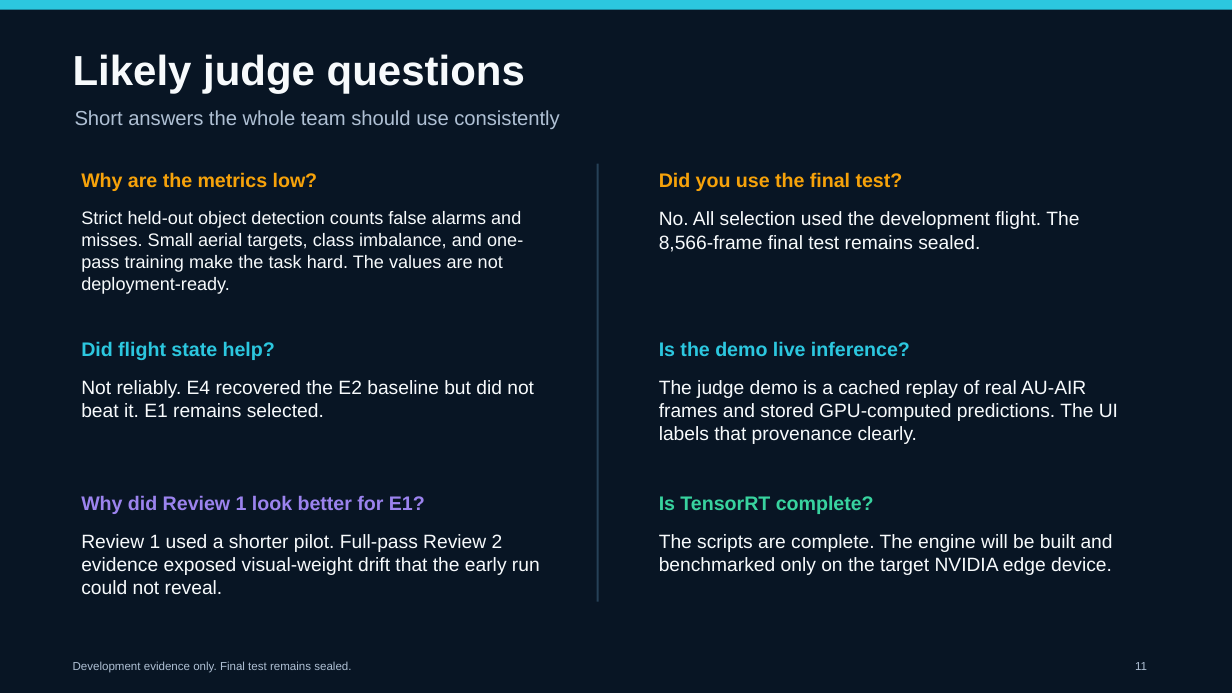
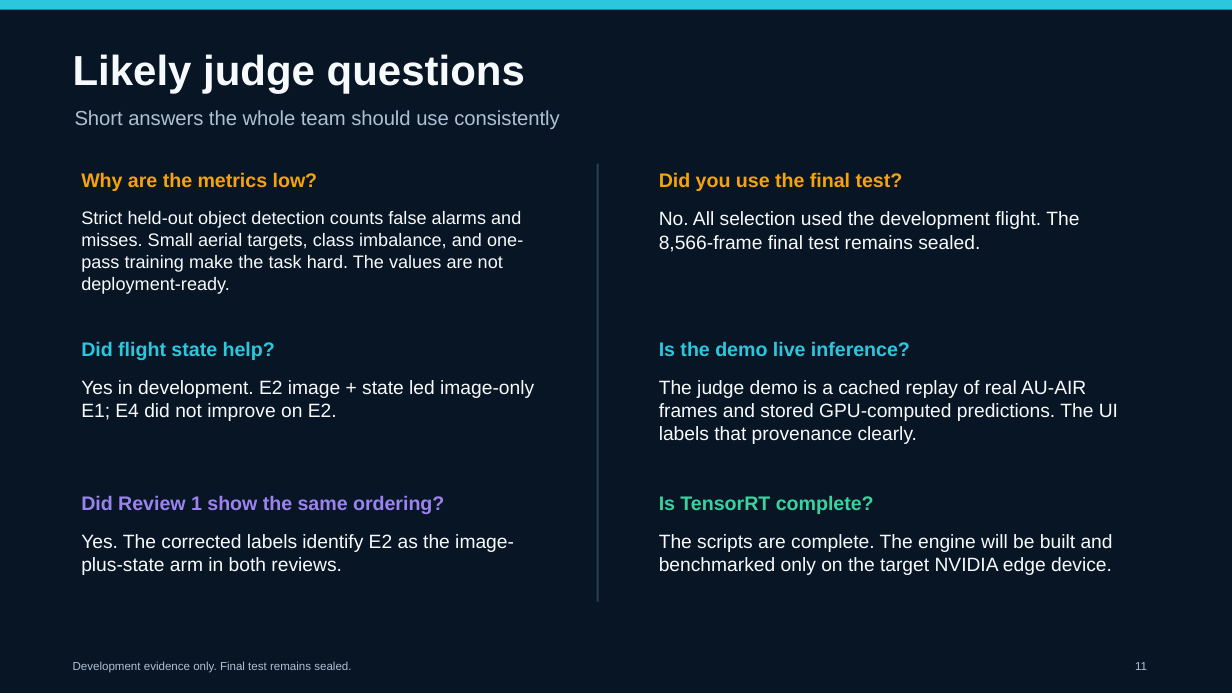
Before and after one commit to saran-gangster/code-cortex, a slide deck: slide 11 of docs/final-review2/AeroGuard_Review2_Final_Deck.pptx. Drawn at 1232x693 pixels with LibreOffice and Linux fonts; fonts in the diff are those of the drawing. Boxes give left, top, right and bottom in pixels: in the first picture for what was removed or moved away, otherwise in the second. Text is boxed around its words. In the diff, an @@ line names an element or a change of style, - is before the commit and + after.

Commit message:
Correct E1 and E2 labels across review materials

```diff
--- a/docs/final-review2/AeroGuard_Review2_Final_Deck.pptx
+++ b/docs/final-review2/AeroGuard_Review2_Final_Deck.pptx
@@ text at (81, 380, 534, 421): text changed @@
-Not reliably. E4 recovered the E2 baseline but did not beat it. E1 remains selected.
+Yes in development. E2 image + state led image-only E1; E4 did not improve on E2.
@@ text at (81, 495, 444, 514): text changed @@
-Why did Review 1 look better for E1?
+Did Review 1 show the same ordering?
@@ text at (81, 534, 514, 575): text changed @@
-Review 1 used a shorter pilot. Full-pass Review 2 evidence exposed visual-weight drift that the early run could not reveal.
+Yes. The corrected labels identify E2 as the image-plus-state arm in both reviews.
```
Also in this commit, not shown: 5 other slides changed, 29 other files.
